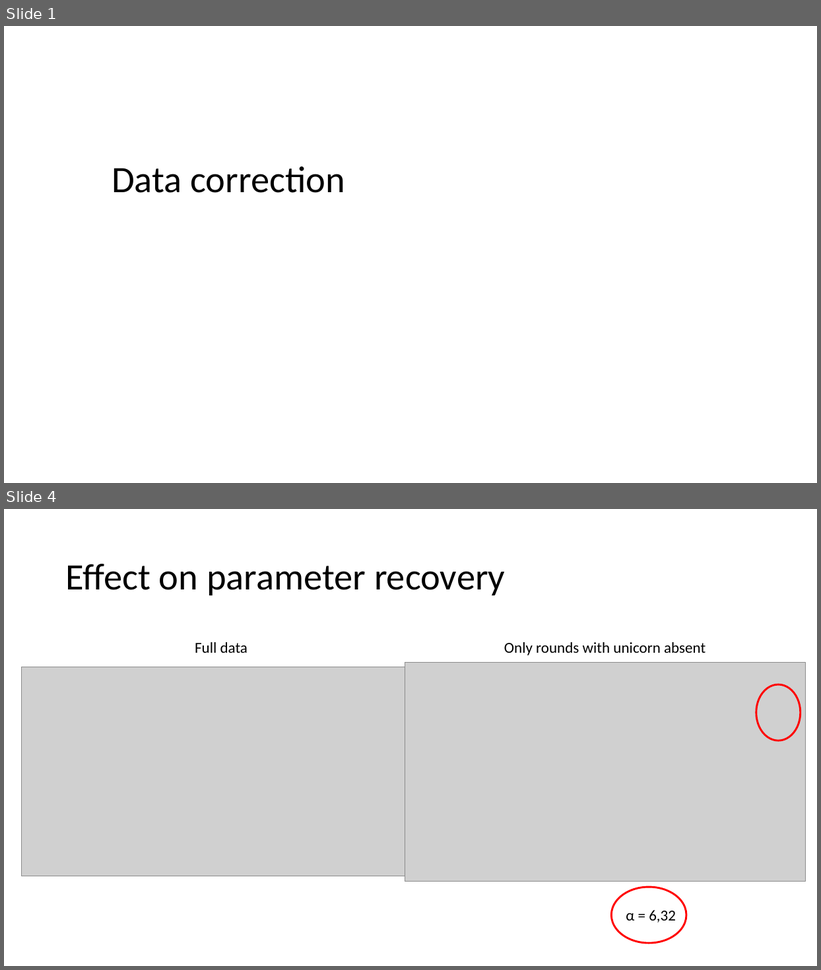
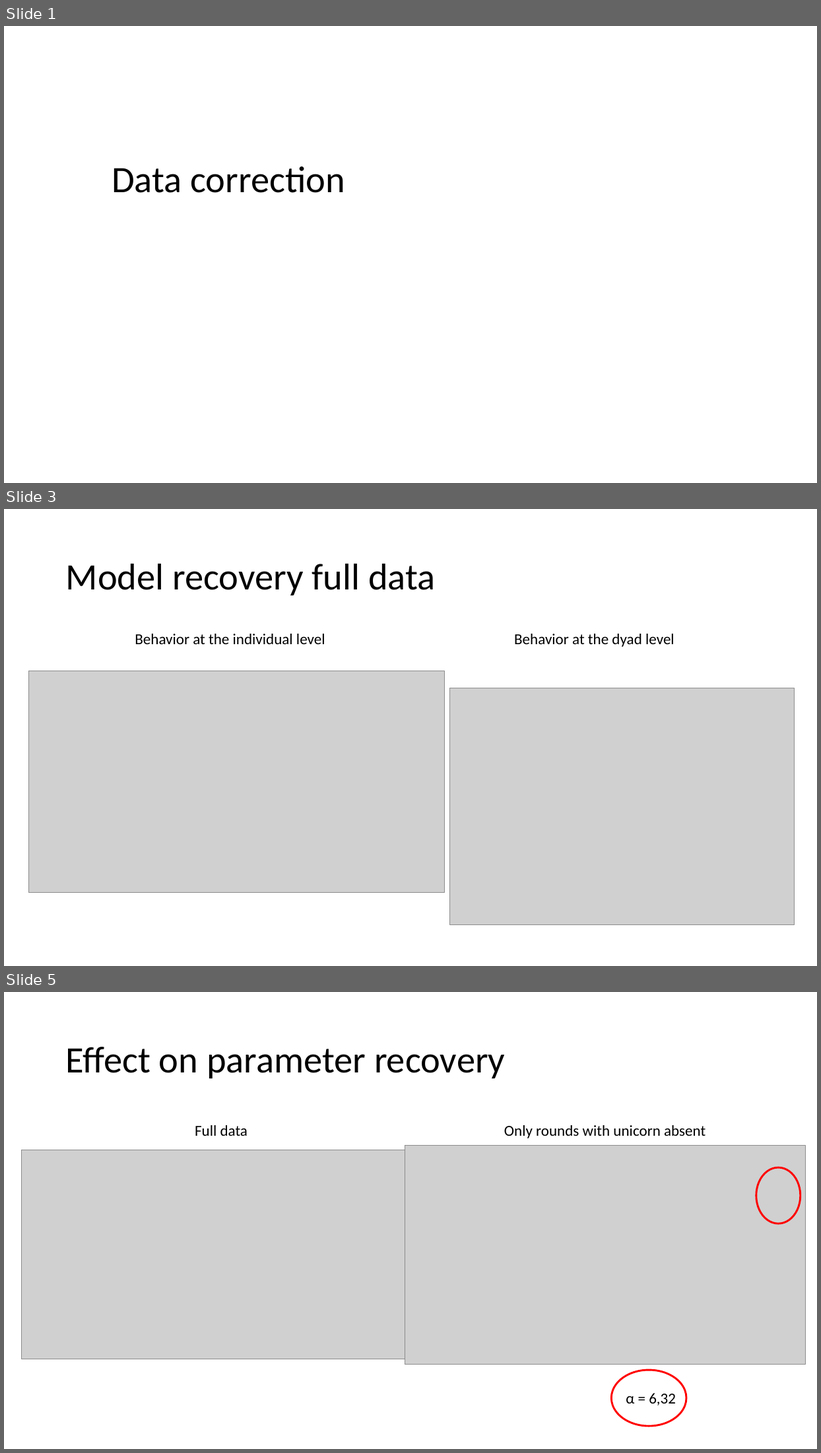
Before and after one commit to Slendercoder/DCL-DataAnalysis, a slide deck: DataCorrection.pptx. Shown one above the other, each under a label of ours: slides 1 and 4 before the commit, slides 1, 3 and 5 after it; the slides between them are not shown. The pictures are 821x970 and 821x1453 pixels, drawn with LibreOffice and Linux fonts; fonts in the diff are those of the drawing; grey boxes stand for pictures. Boxes give left, top, right and bottom in pixels: in the first picture for what was removed or moved away, otherwise in the second. Text is boxed around its words. In the diff, an @@ line names an element or a change of style, - is before the commit and + after.

```diff
--- a/DataCorrection.pptx
+++ b/DataCorrection.pptx
@@ slide 3 added at box(4, 509, 817, 966), background #FFFFFF @@
@@ title added at box(66, 563, 435, 595), 44 pt, text #000000 @@
+Model recovery full data
@@ text added at box(135, 634, 325, 644), 18 pt, text #000000 @@
+Behavior at the individual level
@@ text added at box(514, 634, 675, 647), 18 pt, text #000000 @@
+Behavior at the dyad level
@@ picture added at box(29, 671, 445, 892) @@
@@ picture added at box(450, 689, 795, 925) @@
@@ what was slide 4 is now slide 5 @@
```
Also in this commit, not shown: 5 slides changed, 3 other slides added, 2 slides removed, 30 other files.
